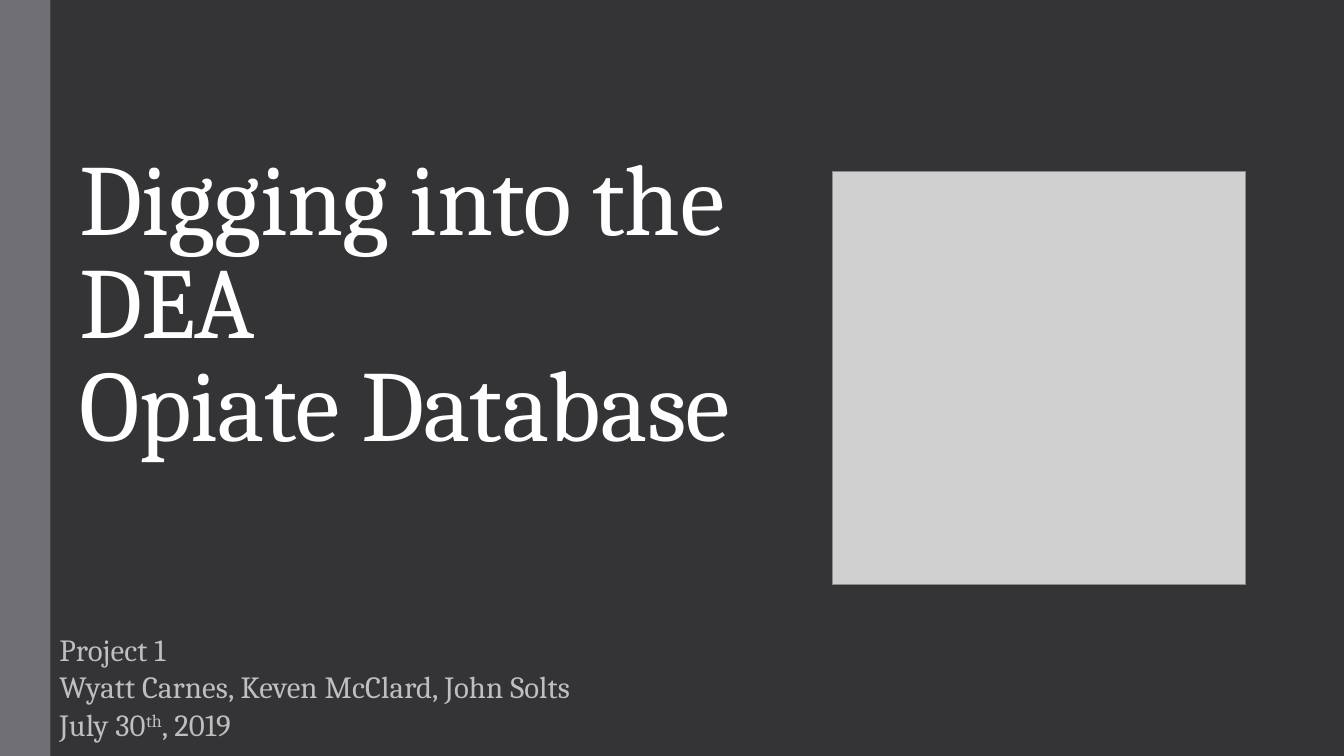
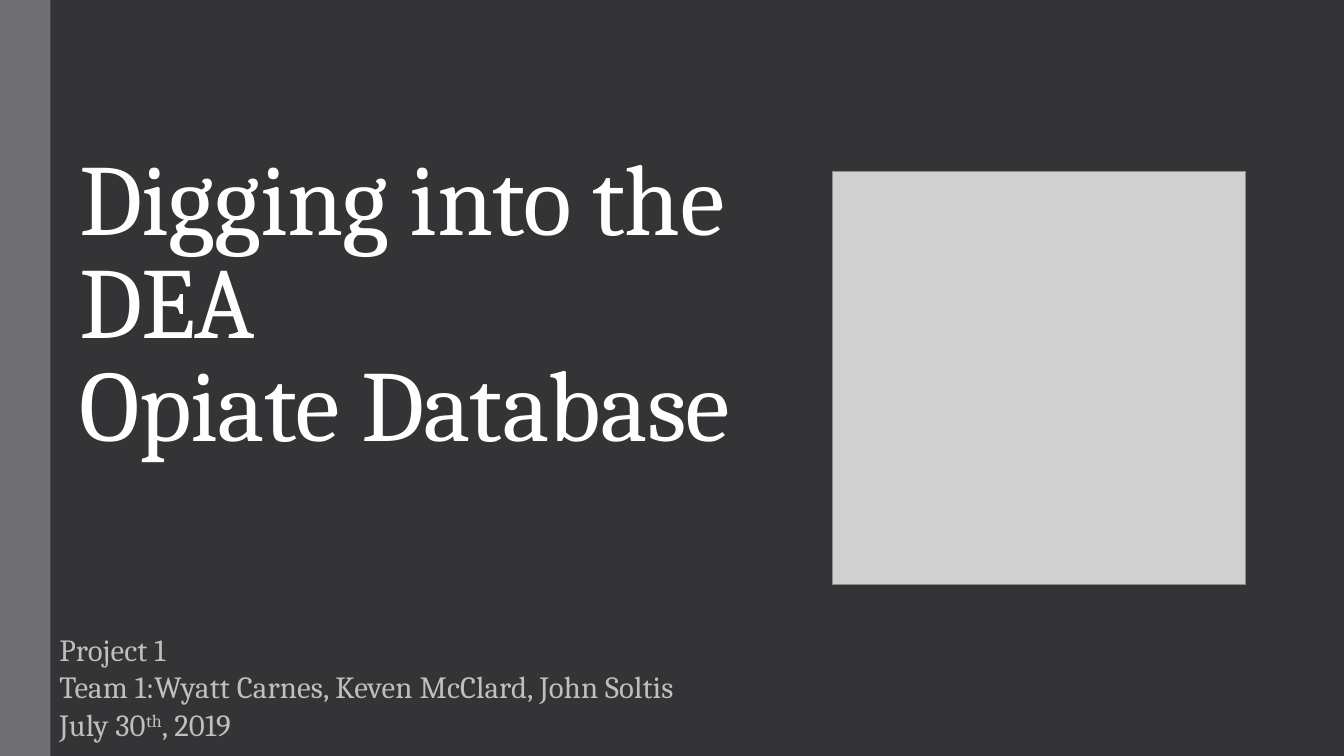
Before and after one commit to wtcarnes/Project-7-, a slide deck: slide 1 of Digging into the DEA.pptx. Drawn at 1344x756 pixels with LibreOffice and Linux fonts; fonts in the diff are those of the drawing; grey boxes stand for pictures. Boxes give left, top, right and bottom in pixels: in the first picture for what was removed or moved away, otherwise in the second. Text is boxed around its words. In the diff, an @@ line names an element or a change of style, - is before the commit and + after.

```diff
--- a/Digging into the DEA.pptx
+++ b/Digging into the DEA.pptx
@@ subtitle at [59,676,673,705]: text changed @@
-Wyatt Carnes, Keven McClard, John Solts
+Team 1:Wyatt Carnes, Keven McClard, John Soltis
```
Also in this commit, not shown: 3 other slides changed, 2 slides added.
